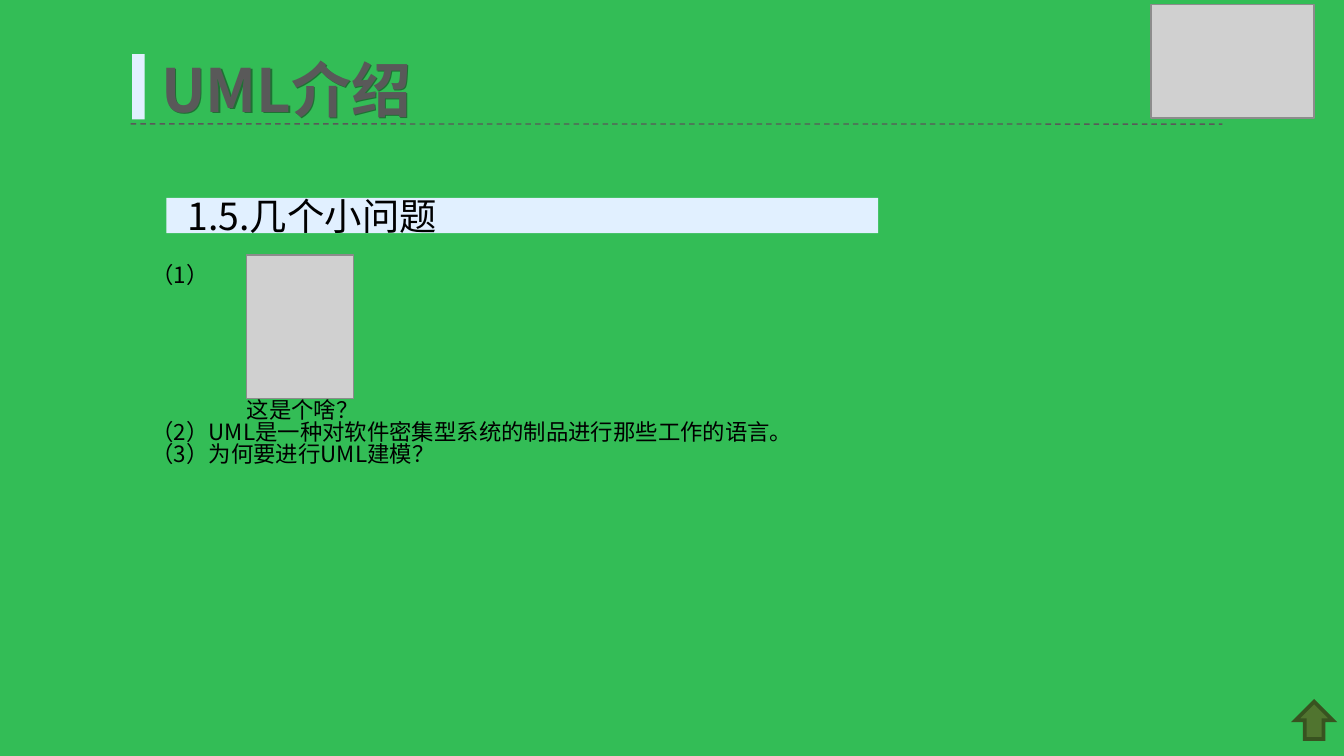
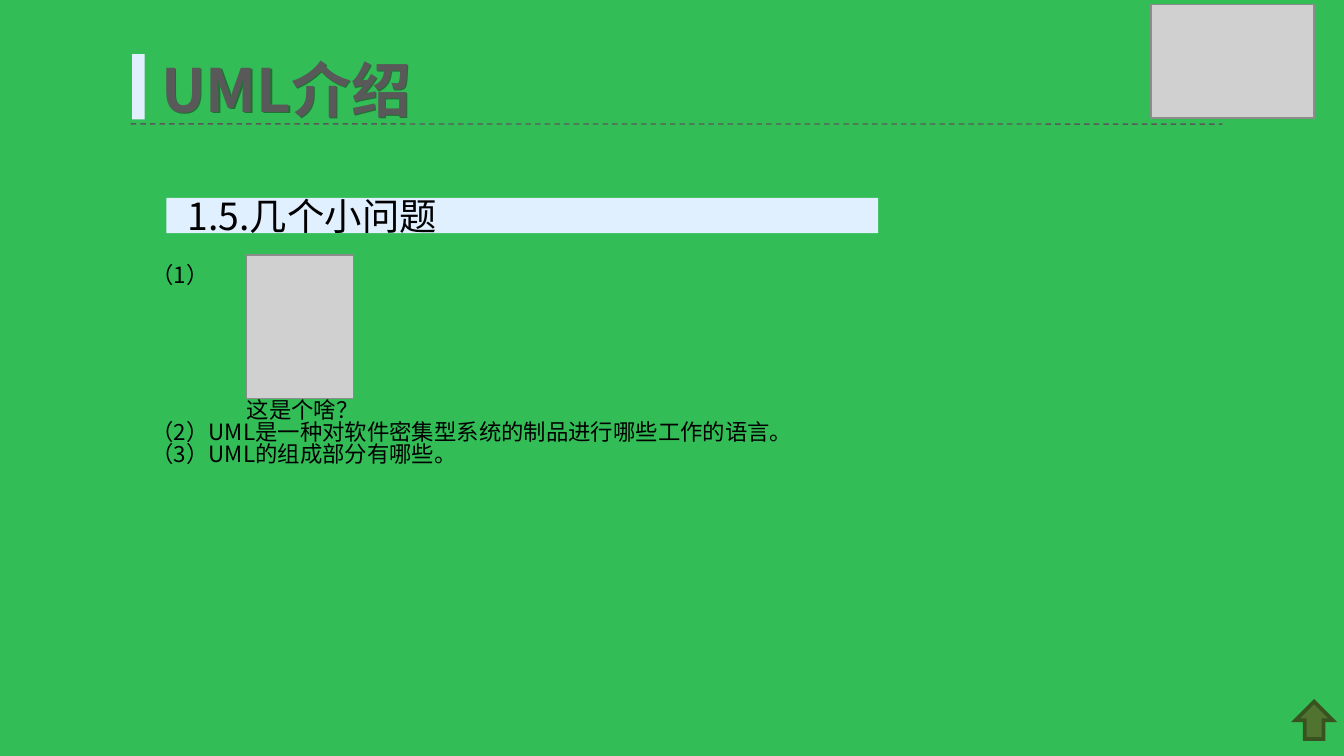
Before and after one commit to PRD-G17/PRD-G17-teamwork, a slide deck: slide 12 of UMLppt.ppt. Drawn at 1344x756 pixels with LibreOffice and Linux fonts; fonts in the diff are those of the drawing; grey boxes stand for pictures; background and template pictures are left out. Boxes give left, top, right and bottom in pixels: in the first picture for what was removed or moved away, otherwise in the second. Text is boxed around its words. In the diff, an @@ line names an element or a change of style, - is before the commit and + after.

```diff
--- a/UMLppt.ppt
+++ b/UMLppt.ppt
@@ text at (152,418,793,464): text changed @@
-（2）UML是一种对软件密集型系统的制品进行那些工作的语言。
-（3）为何要进行UML建模？
+（2）UML是一种对软件密集型系统的制品进行哪些工作的语言。
+（3）UML的组成部分有哪些。
```
Also in this commit, not shown: 1 other slide changed.
